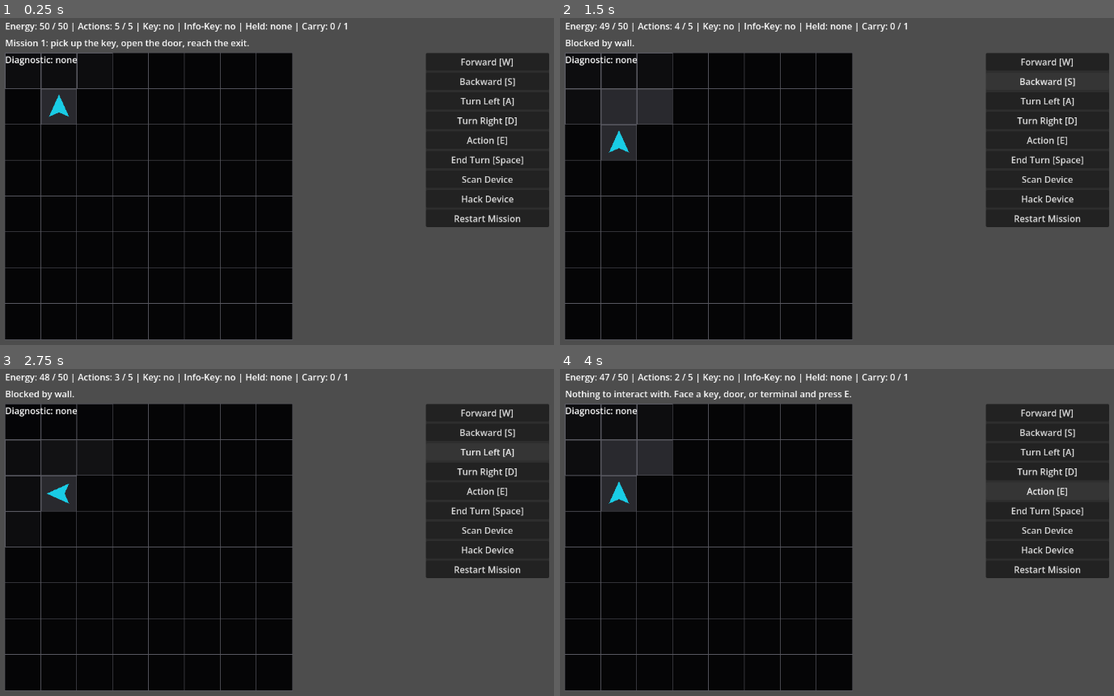
Above: before the commit, frames 1-4 (two rows, left to right).
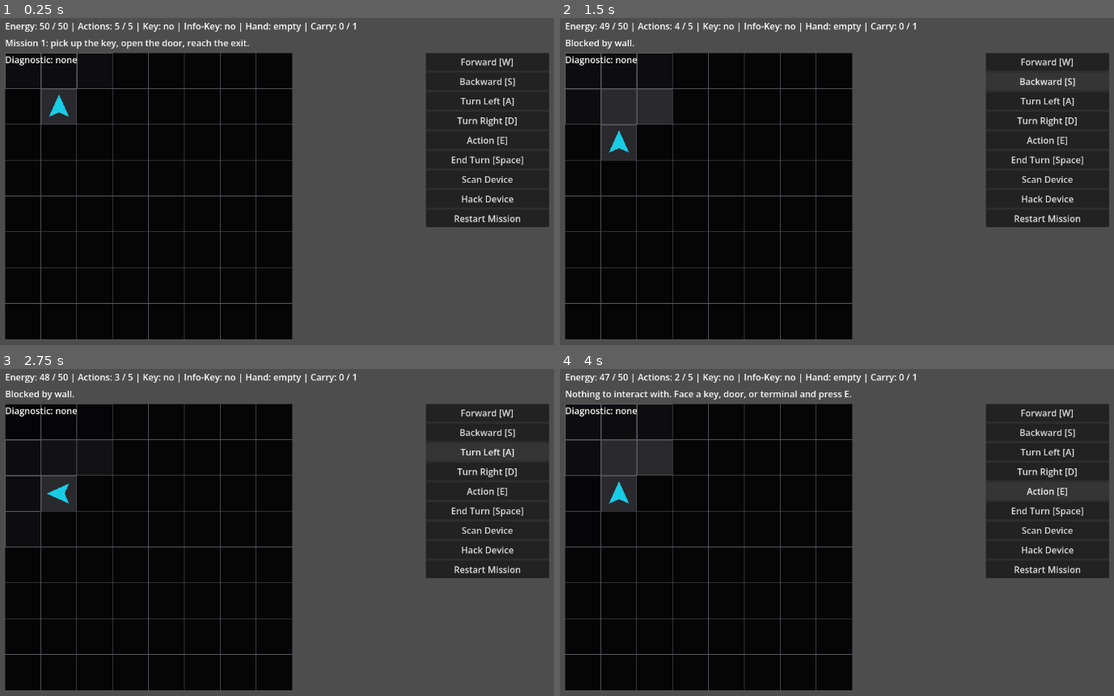
Above: after the commit, the same moments.

Repository: JUSTConnect/bibop
Game: Godot game, scene res://scenes/main.tscn
Same seed, same stepped clock (60 frames per second), same inputs: the game is played once before the commit and once after it.
Inputs:
- Up to frame 1 (0.25 s): no input
- Up to frame 2 (1.5 s): click "Forward [W]" at 0.5 s; click "Backward [S]" at 1.25 s
- Up to frame 3 (2.75 s): click "Turn Left [A]" at 2 s
- Up to frame 4 (4 s): click "Turn Right [D]" at 2.75 s; click "Action [E]" at 3.5 s

The runs differ from the first frame. In frame 1, 0.2% of the frame differs, in the area x 45-65%, y 1-5%; in frame 2, 0.2%; in frame 3, 0.2%; in frame 4, 0.2%.

Commit message:
BIB-338 clarify hand/carry and box storage UI text

Diff:
--- a/scripts/ui/game_ui.gd
+++ b/scripts/ui/game_ui.gd
@@ -184,6 +184,9 @@
 
 	update_diagnostic_status()
 
+	if box_title_label != null:
+		box_title_label.text = "Box / Garage"
+
 	if bipob.sector_completed:
 		if box_status_label != null:
 			box_status_label.text = "Sector-01 complete. Playtest build finished.\nEnergy: %d / %d" % [bipob.energy, bipob.max_energy]
@@ -193,10 +196,26 @@
 
 	if bipob.found_module != null:
 		if box_module_label != null:
-			box_module_label.text = "Found module: %s" % bipob.found_module.display_name
+			box_module_label.text = "Found module: %s" % bipob.get_module_display_name(bipob.found_module)
 	else:
 		if box_module_label != null:
 			box_module_label.text = "Found module: none"
+
+	var hand_text := "empty"
+	if bipob.held_module != null:
+		hand_text = bipob.get_module_display_name(bipob.held_module)
+	if box_module_label != null:
+		box_module_label.text += "\nHand: %s" % hand_text
+
+	if bipob.box_storage.is_empty():
+		if box_storage_label != null:
+			box_storage_label.text = "Box storage: empty"
+	else:
+		var box_storage_text := "Box storage:"
+		for module in bipob.box_storage:
+			box_storage_text += "\n- %s" % bipob.get_module_display_name(module)
+		if box_storage_label != null:
+			box_storage_label.text = box_storage_text
 
 	if bipob.installed_modules.is_empty():
 		if installed_modules_label != null:
@@ -204,18 +223,9 @@
 	else:
 		var installed_modules_text := "Installed modules:"
 		for module in bipob.installed_modules:
-			installed_modules_text += "\n- %s" % module.display_name
+			installed_modules_text += "\n- %s" % bipob.get_module_display_name(module)
 		if installed_modules_label != null:
 			installed_modules_label.text = installed_modules_text
-
-	if box_storage_label != null:
-		if bipob.box_storage.is_empty():
-			box_storage_label.text = "Box storage: empty"
-		else:
-			var box_storage_text := "Box storage:"
-			for module in bipob.box_storage:
-				box_storage_text += "\n- %s" % bipob.get_module_display_name(module)
-			box_storage_label.text = box_storage_text
 
 func show_hint(message: String) -> void:
 	if hint_label != null:
@@ -284,14 +294,14 @@
 	var info_key_text := "no"
 	if bipob.has_info_key:
 		info_key_text = "yes"
-	var held_text := "none"
+	var held_text := "empty"
 	if bipob.held_module != null:
 		held_text = bipob.get_module_display_name(bipob.held_module)
 
 	if status_label == null:
 		return
 
-	status_label.text = "Energy: %d / %d | Actions: %d / %d | Key: %s | Info-Key: %s | Held: %s" % [
+	status_label.text = "Energy: %d / %d | Actions: %d / %d | Key: %s | Info-Key: %s | Hand: %s" % [
 		bipob.energy,
 		bipob.max_energy,
 		bipob.actions_left,
